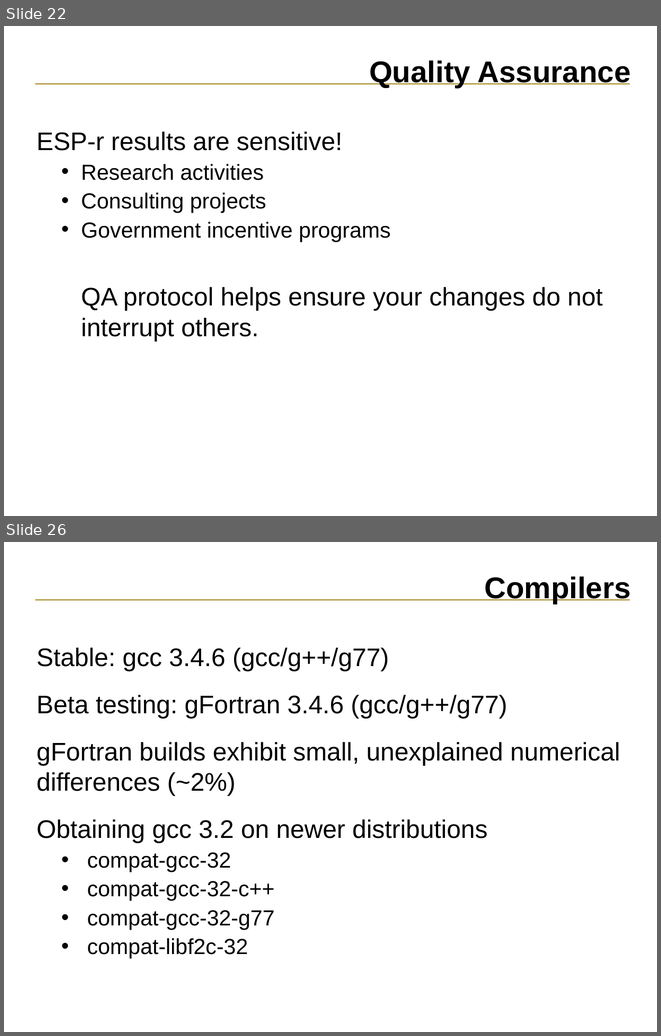
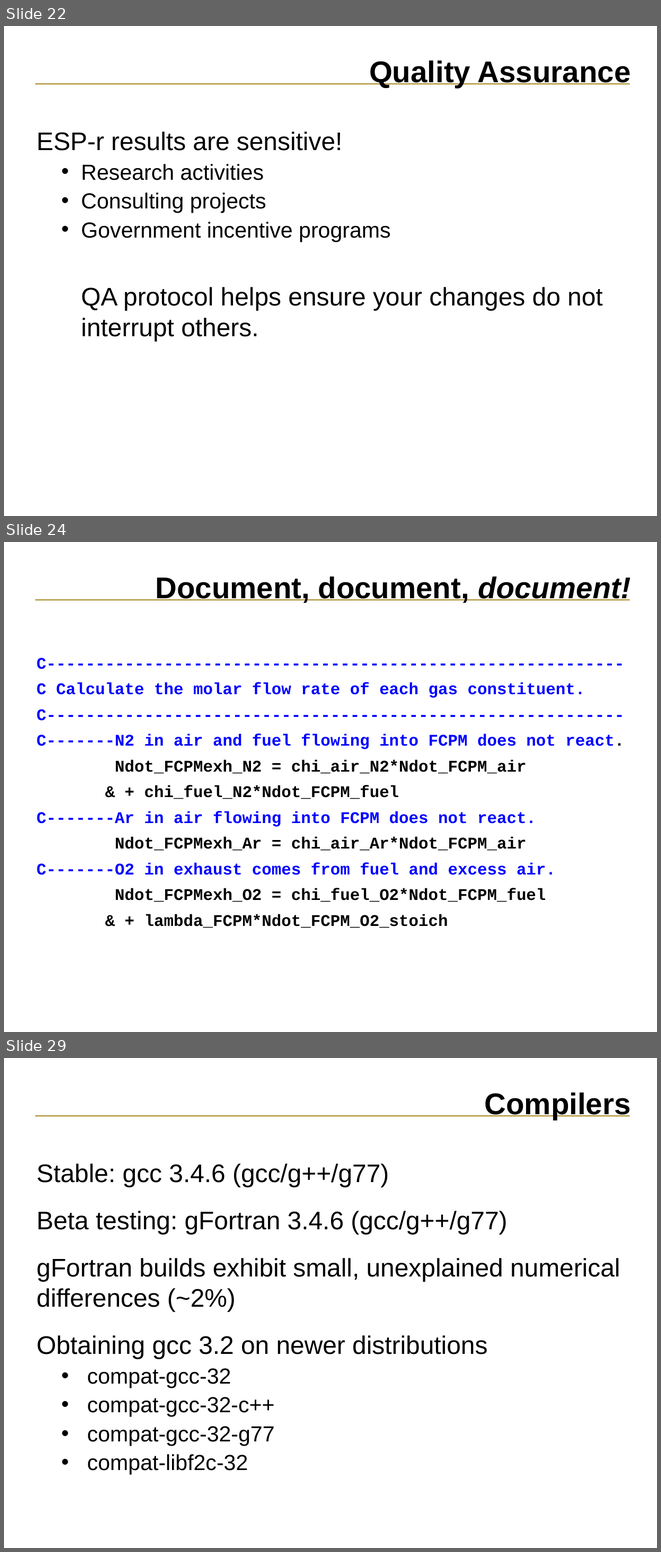
Before and after one commit to ESP-rCommunity/ESPrExtras, a slide deck: training/NRCan_course_materials/svn_tutorial/ESP-r_source_code.ppt. Shown one above the other, each under a label of ours: slides 22 and 26 before the commit, slides 22, 24 and 29 after it; the slides between them are not shown. The pictures are 661x1036 and 661x1552 pixels, drawn with LibreOffice and Linux fonts; fonts in the diff are those of the drawing. Boxes give left, top, right and bottom in pixels: in the first picture for what was removed or moved away, otherwise in the second. Text is boxed around its words. In the diff, an @@ line names an element or a change of style, - is before the commit and + after.

```diff
--- a/training/NRCan_course_materials/svn_tutorial/ESP-r_source_code.ppt
+++ b/training/NRCan_course_materials/svn_tutorial/ESP-r_source_code.ppt
@@ slide 24 added at <box>4,542,657,1032</box>, background #FFFFFF; not listed: 1 template element that a slide beside it also shows @@
@@ title added at <box>156,576,630,603</box>, 33 pt, text #000000, bold @@
+Document, document, document!
@@ text added at <box>36,658,624,928</box>, 18 pt, text #0000FF, bold @@
+C-----------------------------------------------------------
+C Calculate the molar flow rate of each gas constituent.
+C-----------------------------------------------------------
+C-------N2 in air and fuel flowing into FCPM does not react.
+Ndot_FCPMexh_N2 = chi_air_N2*Ndot_FCPM_air
+& + chi_fuel_N2*Ndot_FCPM_fuel
+C-------Ar in air flowing into FCPM does not react.
+Ndot_FCPMexh_Ar = chi_air_Ar*Ndot_FCPM_air
+C-------O2 in exhaust comes from fuel and excess air.
+Ndot_FCPMexh_O2 = chi_fuel_O2*Ndot_FCPM_fuel
+& + lambda_FCPM*Ndot_FCPM_O2_stoich
@@ what was slide 26 is now slide 29 @@
```
Also in this commit, not shown: 3 slides changed, 2 other slides added.
